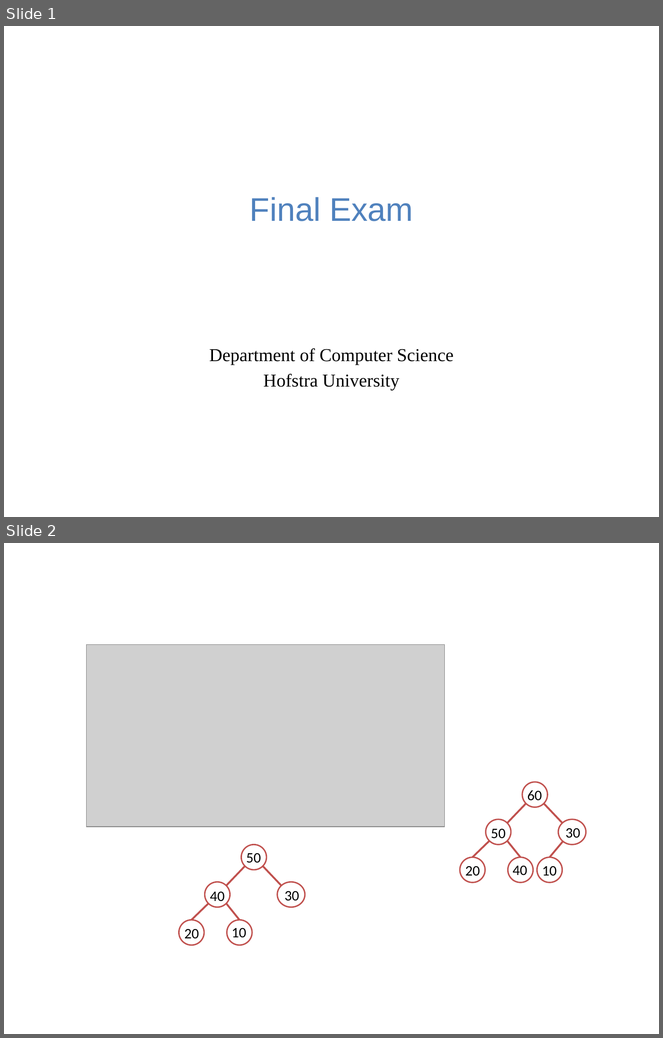
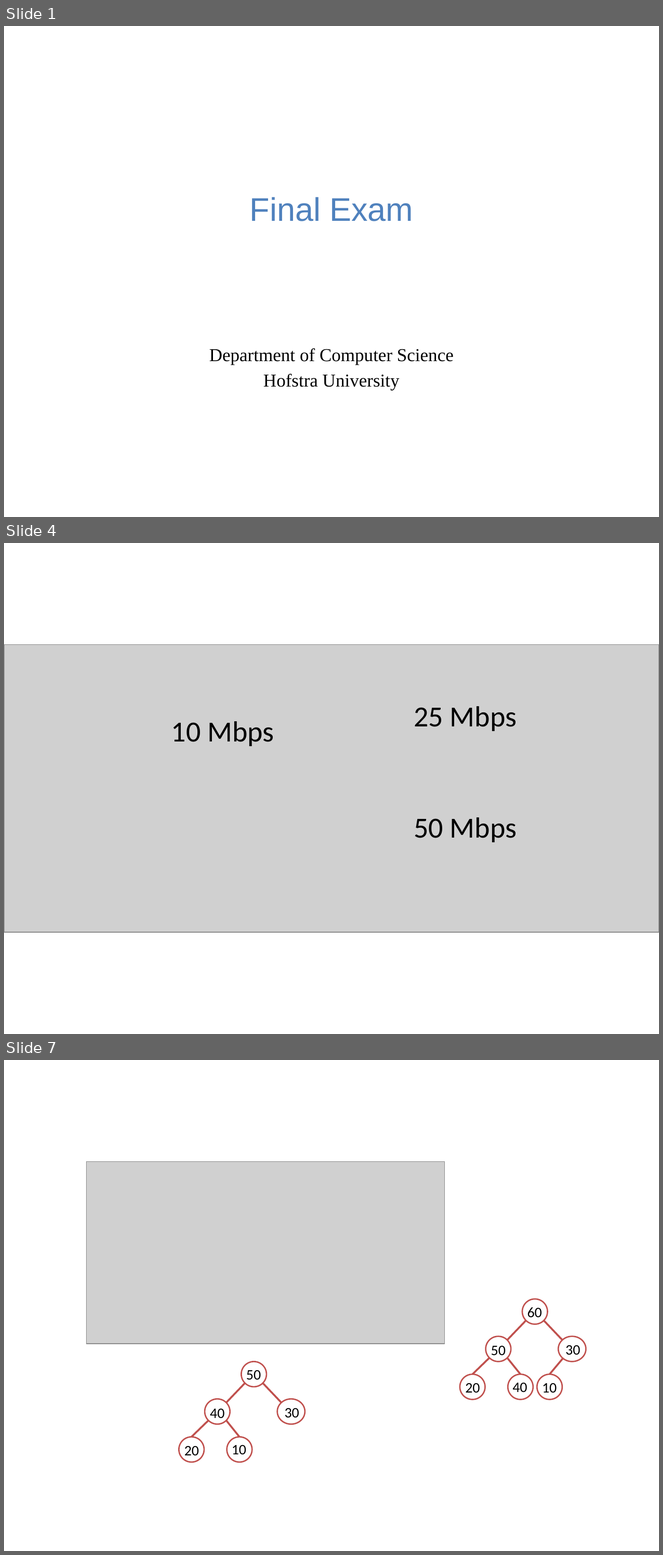
Before and after one commit to guhofstra/CSC111Fa25, a slide deck: FinalExamRelated.pptx. Shown one above the other, each under a label of ours: slides 1 and 2 before the commit, slides 1, 4 and 7 after it; the slides between them are not shown. The pictures are 663x1038 and 663x1555 pixels, drawn with LibreOffice and Linux fonts; fonts in the diff are those of the drawing; grey boxes stand for pictures. Boxes give left, top, right and bottom in pixels: in the first picture for what was removed or moved away, otherwise in the second. Text is boxed around its words. In the diff, an @@ line names an element or a change of style, - is before the commit and + after.

```diff
--- a/FinalExamRelated.pptx
+++ b/FinalExamRelated.pptx
@@ slide 4 added at box(4, 543, 659, 1034), background #FFFFFF @@
@@ picture added at box(4, 644, 659, 932) @@
@@ text added at box(414, 706, 517, 731), 32 pt, text #000000 @@
+25 Mbps
@@ text added at box(171, 721, 274, 746), 32 pt, text #000000 @@
+10 Mbps
@@ text added at box(414, 818, 517, 843), 32 pt, text #000000 @@
+50 Mbps
@@ what was slide 2 is now slide 7 @@
```
Also in this commit, not shown: 1 slide changed, 12 other slides added, 2 other files.
